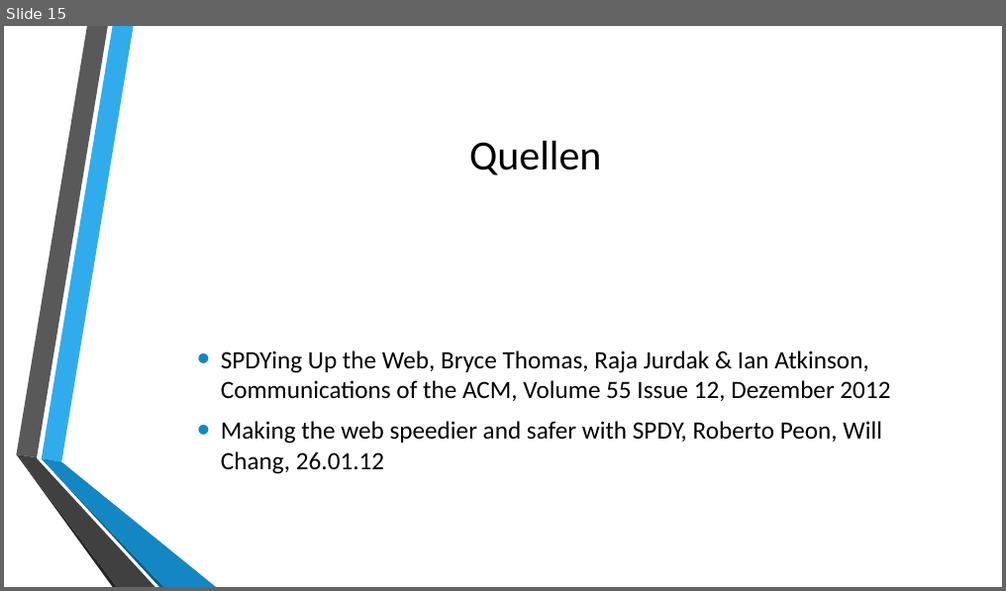
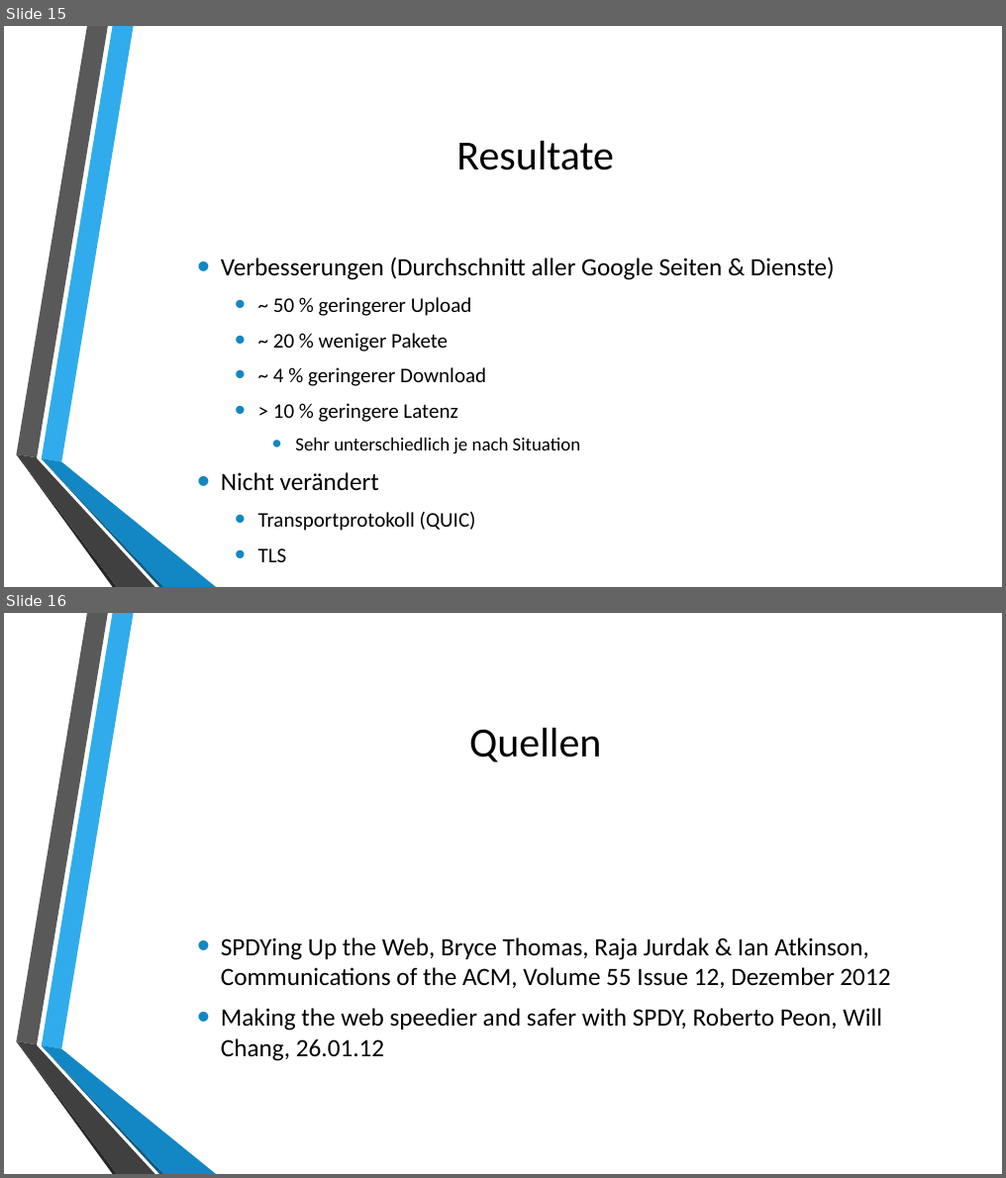
Before and after one commit to autarchprinceps/Reactive-Load-Generator, a slide deck: research/Präsentation.pptx. Shown one above the other, each under a label of ours: slide 15 before the commit, slides 15 and 16 after it. The pictures are 1006x591 and 1006x1178 pixels, drawn with LibreOffice and Linux fonts; fonts in the diff are those of the drawing; background and template pictures are left out. Boxes give left, top, right and bottom in pixels: in the first picture for what was removed or moved away, otherwise in the second. Text is boxed around its words. In the diff, an @@ line names an element or a change of style, - is before the commit and + after.

```diff
--- a/research/Präsentation.pptx
+++ b/research/Präsentation.pptx
@@ slide 15 added at (4, 26, 1002, 587), background picture (left out); not listed: 6 template elements that a slide beside it also shows @@
@@ title added at (456, 141, 614, 171), 40 pt, text #000000 @@
+Resultate
@@ text added at (221, 257, 835, 563), 20 pt, text #000000 @@
+• Verbesserungen (Durchschnitt aller Google Seiten & Dienste)
+  • ~ 50 % geringerer Upload
+  • ~ 20 % weniger Pakete
+  • ~ 4 % geringerer Download
+  • > 10 % geringere Latenz
+    • Sehr unterschiedlich je nach Situation
+• Nicht verändert
+  • Transportprotokoll (QUIC)
+  • TLS
@@ what was slide 15 is now slide 16 @@
```
Also in this commit, not shown: 8 slides changed, 1 other file.
